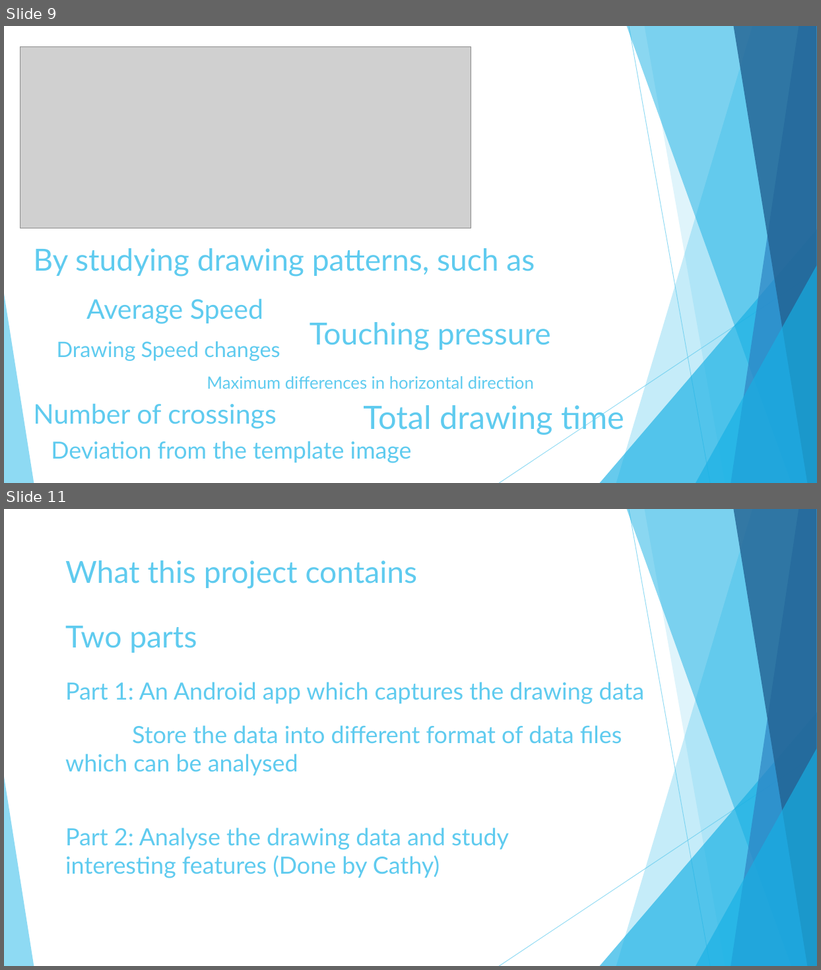
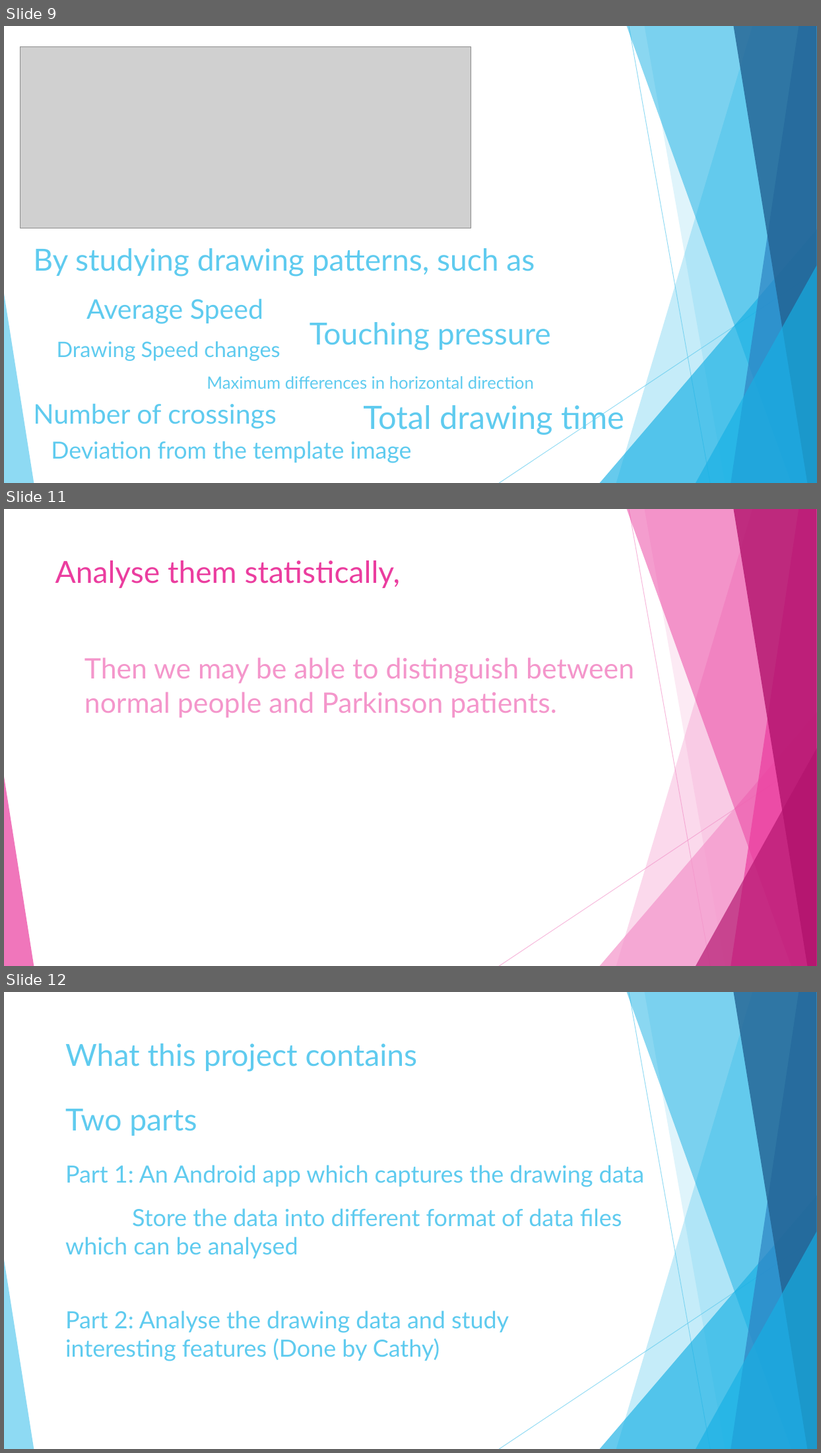
Before and after one commit to JiashuWu/NeuroGraph, a slide deck: Neurograph Project Presentation/Neurograph Presentation Jiashu Wu.pptx. Shown one above the other, each under a label of ours: slides 9 and 11 before the commit, slides 9, 11 and 12 after it; the slides between them are not shown. The pictures are 821x970 and 821x1453 pixels, drawn with LibreOffice and Linux fonts; fonts in the diff are those of the drawing; grey boxes stand for pictures. Boxes give left, top, right and bottom in pixels: in the first picture for what was removed or moved away, otherwise in the second. Text is boxed around its words. In the diff, an @@ line names an element or a change of style, - is before the commit and + after.

```diff
--- a/Neurograph Project Presentation/Neurograph Presentation Jiashu Wu.pptx
+++ b/Neurograph Project Presentation/Neurograph Presentation Jiashu Wu.pptx
@@ slide 11 added at bbox=[4, 509, 817, 966], background #FFFFFF @@
@@ title added at bbox=[55, 560, 400, 588], 36 pt, text #EB3D9F @@
+Analyse them statistically,
@@ text added at bbox=[85, 657, 634, 718], 33.3 pt, text #F496CB @@
+Then we may be able to distinguish between normal people and Parkinson patients.
@@ group added at bbox=[4, 509, 817, 966]: 5 freeform shapes, 3 triangles, 2 lines @@
@@ what was slide 11 is now slide 12 @@
```
Also in this commit, not shown: 1 slide changed, 1 other file.
